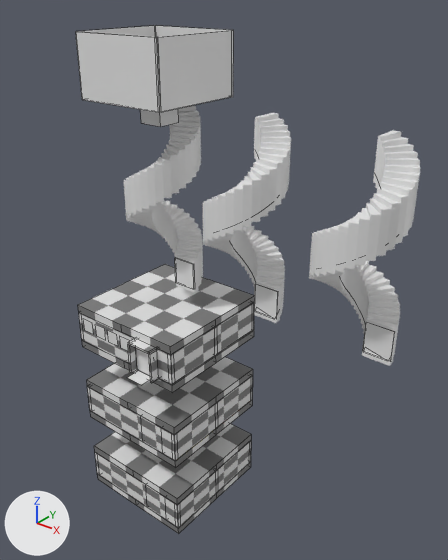
An edit to the Blender file scenes/portal_demo/sixrooms.blend, drawn before and after from the same camera.
Camera for both pictures: a camera (50 mm lens) standing at (43.7, -44.5, 10.3) and looking at (9.1, -1.3, -16.5). Every picture has the same lights, and +X, +Y and +Z are marked at lower left. Mesh edges are drawn as thin lines on the coarser meshes.

The first picture shows 'Circle.001', 'Circle.002', 'Circle.003', 'Cube.015', 'Portal-l1-5', 'Portal-l1-7', 'Portal-l2-3', 'Portal-l2-6', 'Room1', 'Room2', 'Room2.001', 'WalkMesh-L3-f1'.
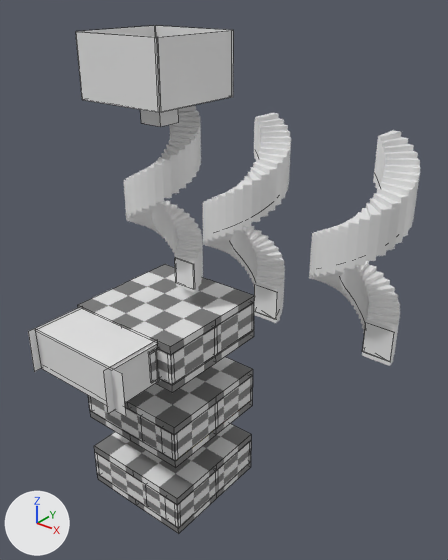
Location of each change, (x1, y1, x2, y2) in pixels of the pictures (448 x 560 px):
'FloorRed.002', added: after (37, 308, 157, 370)
'Plane', added: after (35, 328, 125, 416)
'Plane.007', added: after (103, 341, 157, 414)
'Portal-l2-6', moved: before (363, 323, 395, 361); after (362, 323, 394, 362)
'Portal-l2-3', moved: before (255, 285, 278, 319); after (254, 285, 277, 319)
'Plane.006', added: after (28, 307, 81, 372)
'WalkMesh-L3-f1', reshaped (not visible afterwards): before (127, 370, 150, 385)

Edits to the bpy script that builds the scene:
```text
Change me_walkmesh_l3_f1:
    used by ob_walkmesh_l3_f1; location = (0.0, 0.0, 0.0)
    remove me_walkmesh_l3_f1.from_pydata(...)  # 22 vertices, 10 faces; spans x -0.6..6.8, y -9.0..6.8, z -26.8
    add me_walkmesh_l3_f1.from_pydata(...)  # 36 vertices, 19 faces; spans x -6.3..6.8, y -13.0..6.8, z -26.8
    me_walkmesh_l3_f1 part 1
    1 vertex is removed from x 2.4, y -9.0, z -26.8
    4 faces are deleted
    1 vertex moves from x 4.5, y -9.0, z -26.8 to x 4.5, y -8.1, z -26.8
    15 vertices are added at x -6.3..6.8, y -13.0..-2.0, z -26.8
    13 new faces join them
Add me_plane_014:
    me_plane_014.from_pydata([(-2.87, -0.51, 0.0), (0.48, -0.51, 0.0), (-2.87, 1.25, 0.0), (0.48, 1.25, 0.0)], [], [(0, 1, 3, 2)])
Add me_plane_013:
    me_plane_013.from_pydata([(-2.87, -0.51, 0.0), (0.35, -0.51, 0.0), (-2.87, 1.25, 0.0), (0.35, 1.25, 0.0)], [], [(0, 1, 3, 2)])
Add me_plane_016:
    me_plane_016.from_pydata([(-1.0, -1.0, 0.0), (1.0, -1.0, 0.0), (-1.0, 1.0, 0.0), (1.0, 1.0, 0.0)], [], [(0, 1, 3, 2)])
Change ob_portal_l2_3:
    ob_portal_l2_3.location: (13.2, 0.1, -18.1) -> (13.2, 0.0, -18.1)
Change ob_portal_l2_6:
    ob_portal_l2_6.location: (25.2, 0.1, -18.1) -> (25.2, 0.0, -18.1)
Add ob_floorred_002:
    ob_floorred_002 = bpy.data.objects.new('FloorRed.002', me_plane_014)
    ob_floorred_002.parent = ob_room1
    ob_floorred_002.matrix_parent_inverse = Matrix(((1.068, 0.0, 0.0, 0.0817), (0.0, 0.0, 1.0, 0.0), (0.0, -1.068, 0.0, 0.0), (0.0, 0.0, 0.0, 1.0)))
    ob_floorred_002.location = (3.5, -11.35, 2.477)
    ob_floorred_002.scale = (3.5, 3.5, 3.5)
Add ob_floorred_001:
    ob_floorred_001 = bpy.data.objects.new('FloorRed.001', me_plane_013)
    ob_floorred_001.parent = ob_room1
    ob_floorred_001.matrix_parent_inverse = Matrix(((1.068, 0.0, 0.0, 0.0817), (0.0, 0.0, 1.0, 0.0), (0.0, -1.068, 0.0, 0.0), (0.0, 0.0, 0.0, 1.0)))
    ob_floorred_001.location = (3.5, -11.35, -1.8)
    ob_floorred_001.scale = (3.5, 3.5, 3.5)
Add ob_plane_007:
    ob_plane_007 = bpy.data.objects.new('Plane.007', me_plane_016)
    ob_plane_007.location = (5.0, -10.4, -24.8)
    ob_plane_007.rotation_euler = (-1.571, 0.0, -1.571)  # degrees (-90, 0, -90)
    ob_plane_007.scale = (3.54, 2.47, 1.0)
Add ob_plane_006:
    ob_plane_006 = bpy.data.objects.new('Plane.006', me_plane_016.copy())
    ob_plane_006.location = (-6.5, -10.4, -24.8)
    ob_plane_006.rotation_euler = (-1.571, 0.0, -1.571)  # degrees (-90, 0, -90)
    ob_plane_006.scale = (3.54, 2.47, 1.0)
Add ob_plane:
    ob_plane = bpy.data.objects.new('Plane', me_plane_016.copy())
    ob_plane.location = (0.0, -13.1, -24.8)
    ob_plane.rotation_euler = (-1.571, 0.0, 0.0)  # degrees (-90, 0, 0)
    ob_plane.scale = (6.55, 2.47, 1.0)
```
